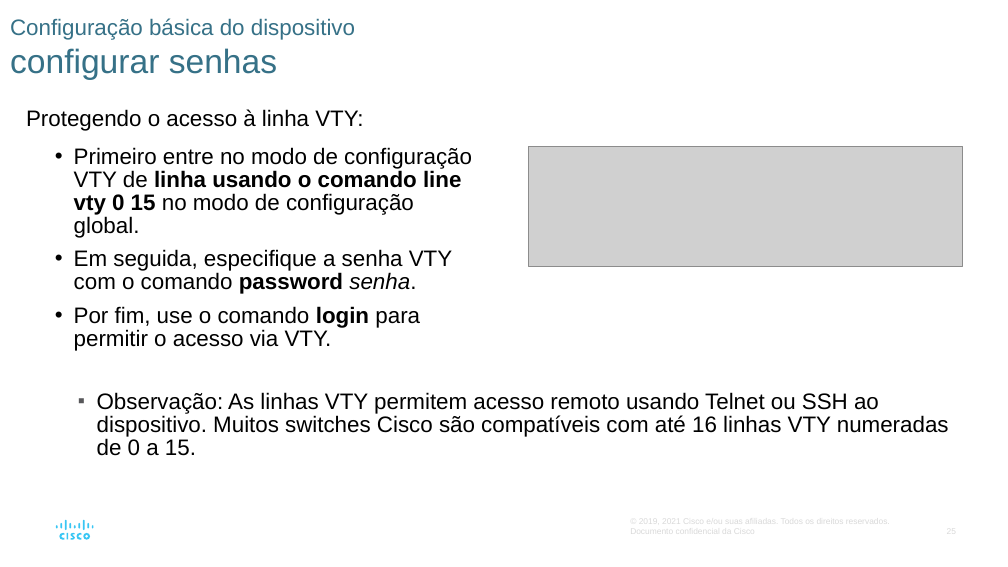
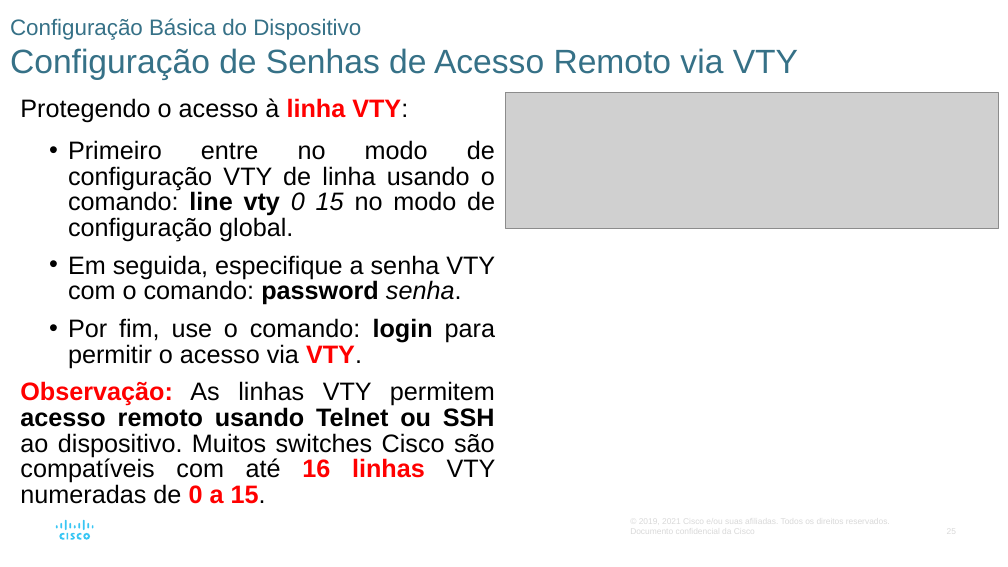
Before and after one commit to vaamonde/netacad, a slide deck: slide 25 of 02-CCNA-200-301-v7/01-CCNA-IntroducaoAsRedes-v7.02/01-Modulo01-PPTS/Modulo02-BasicoSwitchEndpoint.pptx. Drawn at 1008x567 pixels with LibreOffice and Linux fonts; fonts in the diff are those of the drawing; grey boxes stand for pictures. Boxes give left, top, right and bottom in pixels: in the first picture for what was removed or moved away, otherwise in the second. Text is boxed around its words. In the diff, an @@ line names an element or a change of style, - is before the commit and + after.

```diff
--- a/02-CCNA-200-301-v7/01-CCNA-IntroducaoAsRedes-v7.02/01-Modulo01-PPTS/Modulo02-BasicoSwitchEndpoint.pptx
+++ b/02-CCNA-200-301-v7/01-CCNA-IntroducaoAsRedes-v7.02/01-Modulo01-PPTS/Modulo02-BasicoSwitchEndpoint.pptx
@@ title at (10, 18, 798, 80): text changed; size 16 to 24 pt @@
-Configuração básica do dispositivo
-configurar senhas
+Configuração Básica do Dispositivo
+Configuração de Senhas de Acesso Remoto via VTY
@@ text "Protegendo o acesso à linha ...": place and size @@
-text "Protegendo o acesso à linha ..." at (26, 109, 472, 351)
+text "Protegendo o acesso à linha ..." at (20, 98, 496, 504)
@@ text at (20, 98, 408, 123): size 16 to 18 pt in "Protegendo o acesso à linha VTY:"; text colour #000000 to #FF0000, bold on in "linha VTY:"; alignment left to justified @@
@@ picture: place and size @@
-picture at (529, 146, 964, 266)
+picture at (506, 93, 999, 230)
@@ text at (20, 140, 496, 504): text changed; size 16 to 18 pt @@
-    • Primeiro entre no modo de configuração VTY de linha usando o comando line vty 0 15 no modo de configuração global.
-    • Em seguida, especifique a senha VTY com o comando password senha.
-    • Por fim, use o comando login para permitir o acesso via VTY.
+    • Primeiro entre no modo de configuração VTY de linha usando o comando: line vty 0 15 no modo de configuração global.
+    • Em seguida, especifique a senha VTY com o comando: password senha.
+    • Por fim, use o comando: login para permitir o acesso via VTY.
+    Observação: As linhas VTY permitem acesso remoto usando Telnet ou SSH ao dispositivo. Muitos switches Cisco são compatíveis com até 16 linhas VTY numeradas de 0 a 15.
@@ text removed at (97, 392, 949, 456) @@
-▪ Observação: As linhas VTY permitem acesso remoto usando Telnet ou SSH ao dispositivo. Muitos switches Cisco são compatíveis com até 16 linhas VTY numeradas de 0 a 15.
```
Also in this commit, not shown: 28 other slides changed, 1 slide added, 29 other files.
